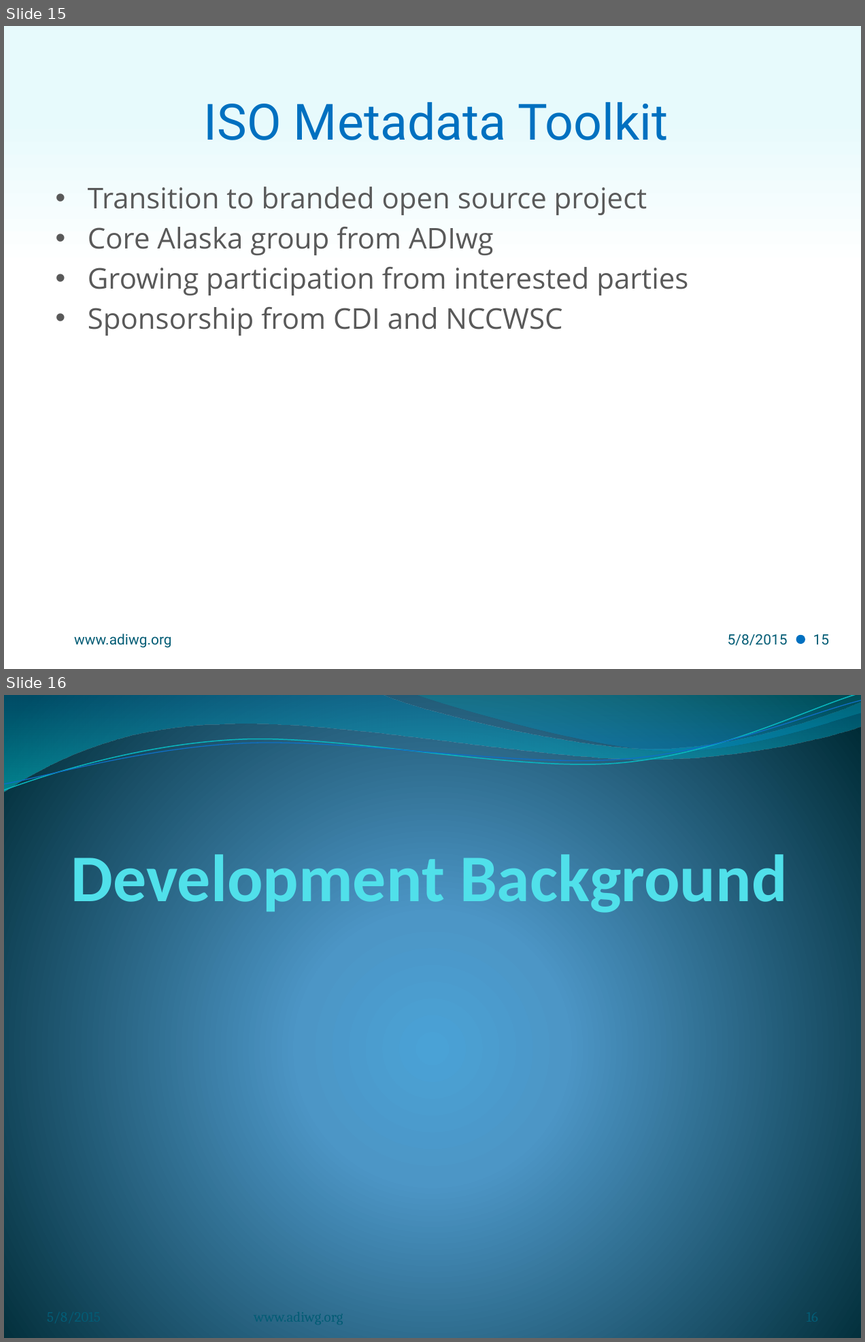
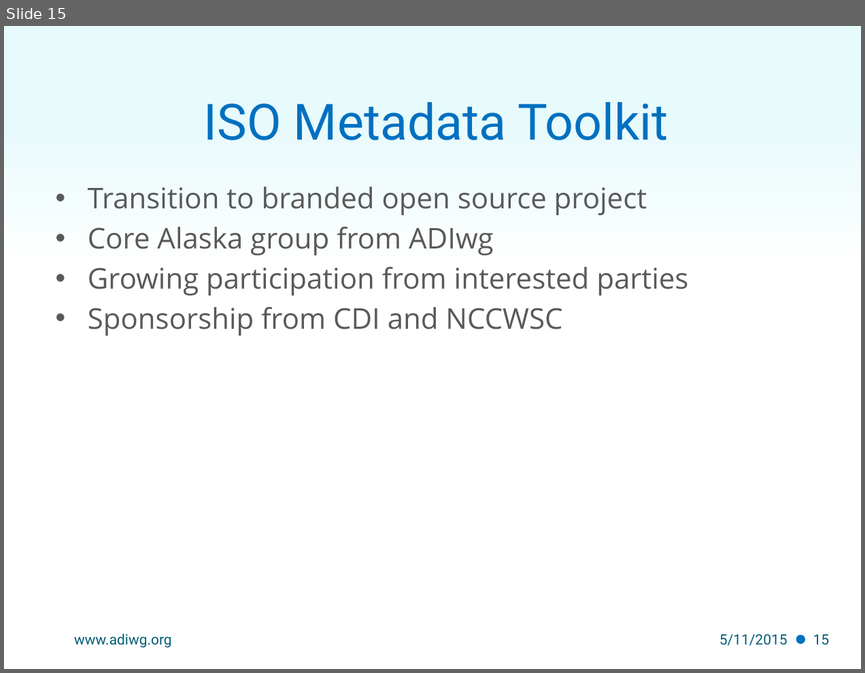
Before and after one commit to adiwg/mdWorkshop, a slide deck: S1.1_Workshop_Intro.pptx. Shown one above the other, each under a label of ours: slides 15 and 16 before the commit, slide 15 after it. The pictures are 865x1342 and 865x673 pixels, drawn with LibreOffice and Linux fonts; fonts in the diff are those of the drawing; background and template pictures are left out. Boxes give left, top, right and bottom in pixels: in the first picture for what was removed or moved away, otherwise in the second. Text is boxed around its words. In the diff, an @@ line names an element or a change of style, - is before the commit and + after.

```diff
--- a/S1.1_Workshop_Intro.pptx
+++ b/S1.1_Workshop_Intro.pptx
@@ slide 16 removed at box(4, 695, 861, 1338), background gradient #4AA0D6 to #4C98C7 to #002C38 @@
@@ freeform shape removed at box(4, 695, 861, 792) @@
@@ freeform shape removed at box(4, 695, 861, 795) @@
@@ freeform shape removed at box(4, 700, 861, 791) @@
@@ freeform shape removed at box(415, 695, 861, 754) @@
@@ title removed at box(71, 846, 787, 917) @@
-Development Background
@@ slide 15 changed as well @@
@@ text at box(719, 634, 787, 645): text changed @@
-5/8/2015
+5/11/2015
```
Also in this commit, not shown: 13 other slides changed, 8 other slides removed, 1 other file.
